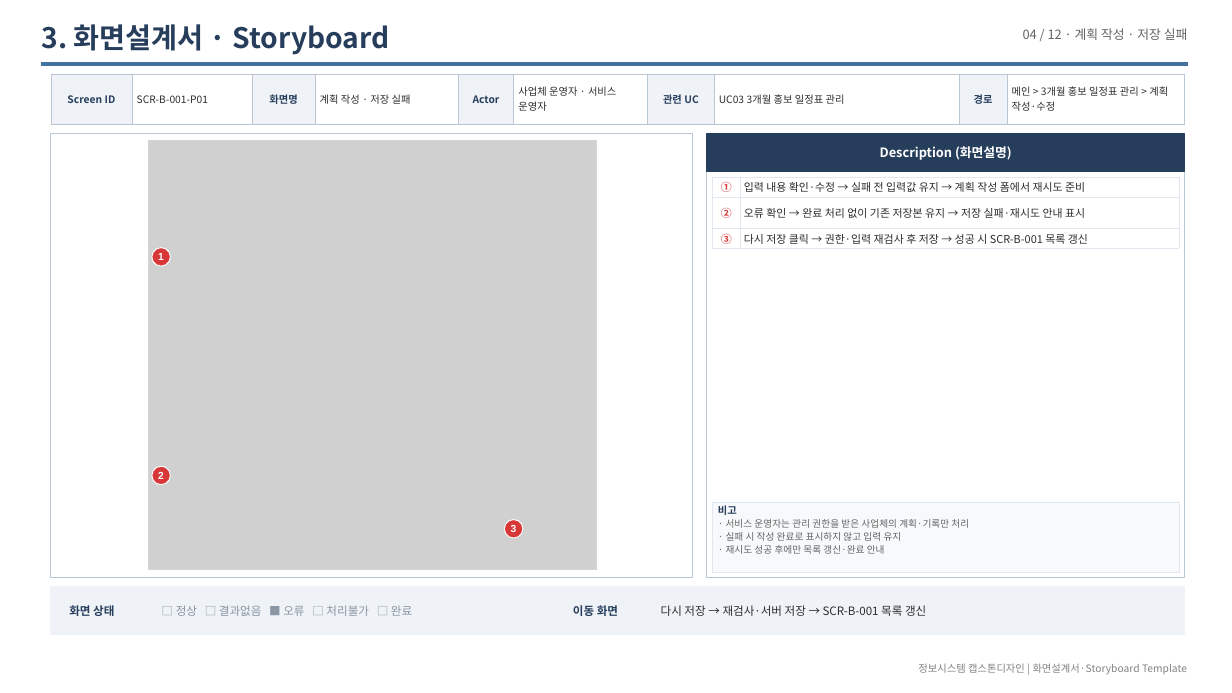
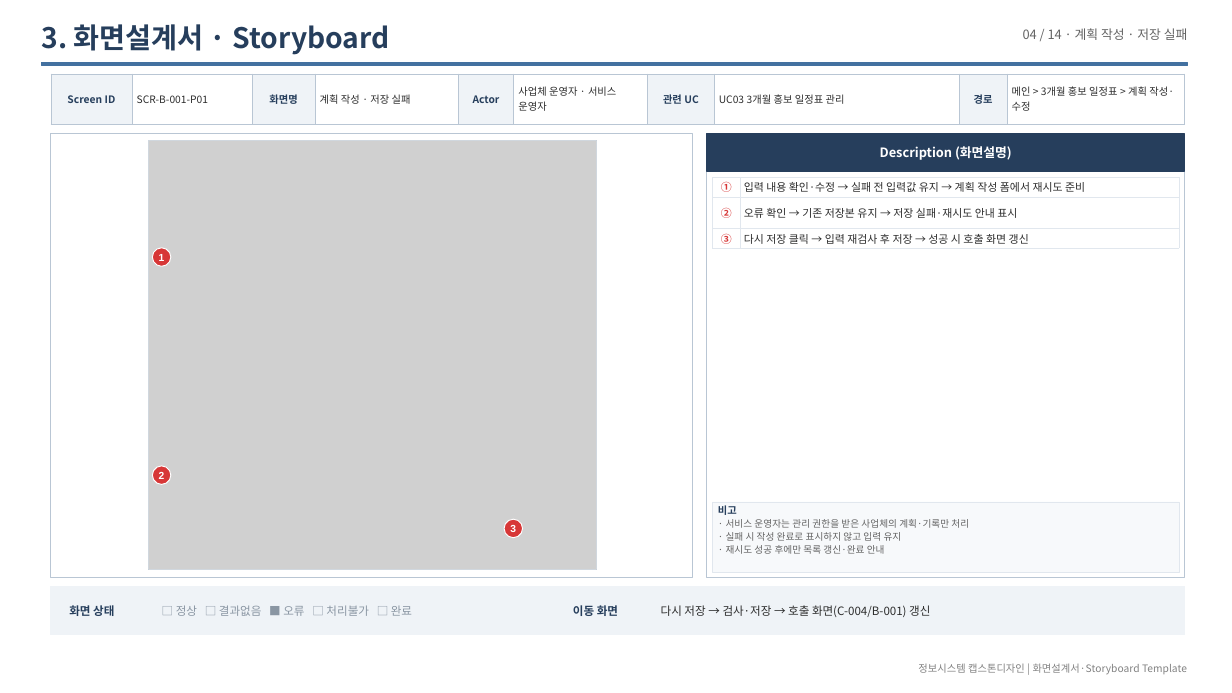
Before and after one commit to LSB-afk/-Information-Systems-Capstone-Design, a slide deck: slide 23 of 00_제출/Red 화면설계서_20260927.pptx (slide 21 before the commit). Drawn at 1232x693 pixels with LibreOffice and Linux fonts; fonts in the diff are those of the drawing; grey boxes stand for pictures. Boxes give left, top, right and bottom in pixels: in the first picture for what was removed or moved away, otherwise in the second. Text is boxed around its words. In the diff, an @@ line names an element or a change of style, - is before the commit and + after.

```diff
--- a/00_제출/Red 화면설계서_20260927.pptx
+++ b/00_제출/Red 화면설계서_20260927.pptx
@@ text at [1023, 28, 1188, 40]: text changed @@
-04 / 12 · 계획 작성 · 저장 실패
+04 / 14 · 계획 작성 · 저장 실패
@@ table at [51, 74, 1185, 166] @@
-row 1, column 10: 메인 > 3개월 홍보 일정표 관리 > 계획 작성·수정
+row 1, column 10: 메인 > 3개월 홍보 일정표 > 계획 작성·수정
@@ table at [713, 177, 1179, 270] @@
-row 2, column 2: 오류 확인 → 완료 처리 없이 기존 저장본 유지 → 저장 실패·재시도 안내 표시
+row 2, column 2: 오류 확인 → 기존 저장본 유지 → 저장 실패·재시도 안내 표시
-row 3, column 2: 다시 저장 클릭 → 권한·입력 재검사 후 저장 → 성공 시 SCR-B-001 목록 갱신
+row 3, column 2: 다시 저장 클릭 → 입력 재검사 후 저장 → 성공 시 호출 화면 갱신
@@ text at [661, 605, 930, 617]: text changed @@
-다시 저장 → 재검사·서버 저장 → SCR-B-001 목록 갱신
+다시 저장 → 검사·저장 → 호출 화면(C-004/B-001) 갱신
```
Also in this commit, not shown: 28 other slides changed, 2 slides added, 7 other files.
